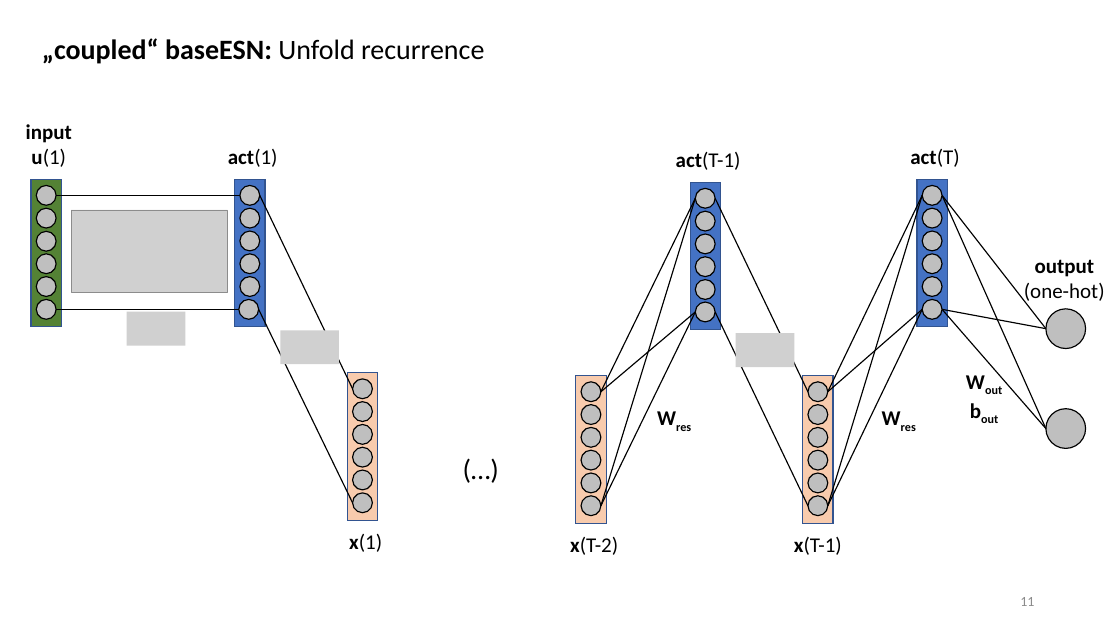
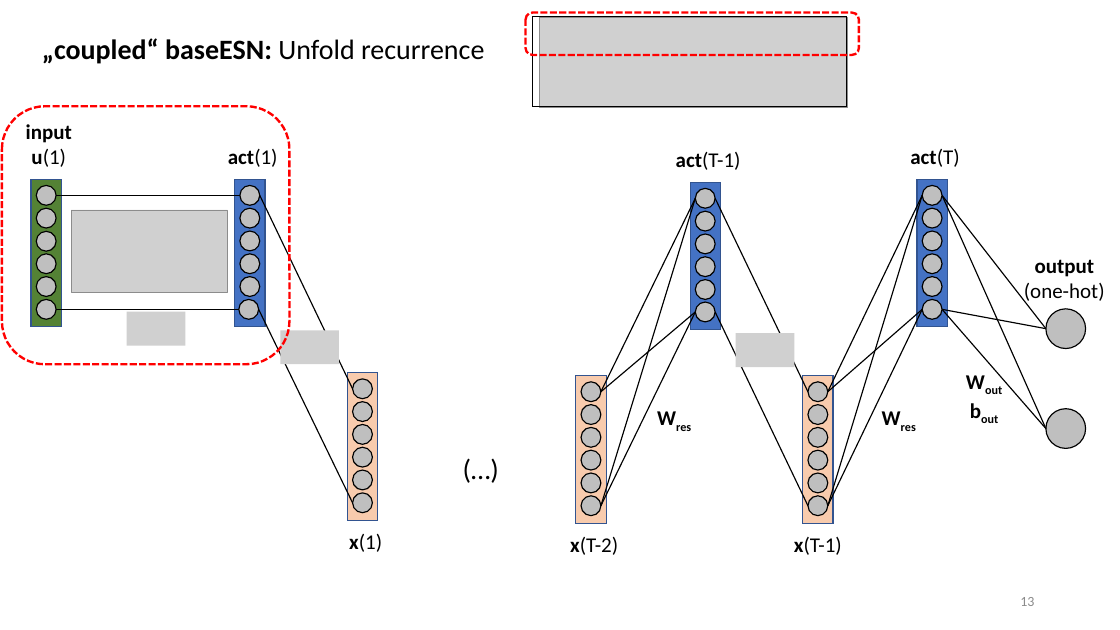
Before and after one commit to MarcoLandtHayen/EchoStateNetworks, a slide deck: slide 13 of ESN_exp09_Classification_LRP.pptx (slide 11 before the commit). Drawn at 1120x630 pixels with LibreOffice and Linux fonts; fonts in the diff are those of the drawing; grey boxes stand for pictures. Boxes give left, top, right and bottom in pixels: in the first picture for what was removed or moved away, otherwise in the second. Text is boxed around its words. In the diff, an @@ line names an element or a change of style, - is before the commit and + after.

```diff
--- a/ESN_exp09_Classification_LRP.pptx
+++ b/ESN_exp09_Classification_LRP.pptx
@@ rounded rectangle added at [526, 13, 860, 55], outline #FF0000 2 pt dashed @@
@@ rectangle added at [533, 16, 847, 106], outline #000000 1 pt @@
@@ picture added at [539, 18, 848, 108] @@
@@ rounded rectangle added at [2, 107, 289, 365], outline #FF0000 2 pt dashed @@
@@ page number at [1020, 597, 1034, 606]: text changed @@
-11
+13
```
Also in this commit, not shown: 4 other slides changed, 10 slides added, 2 other files.
